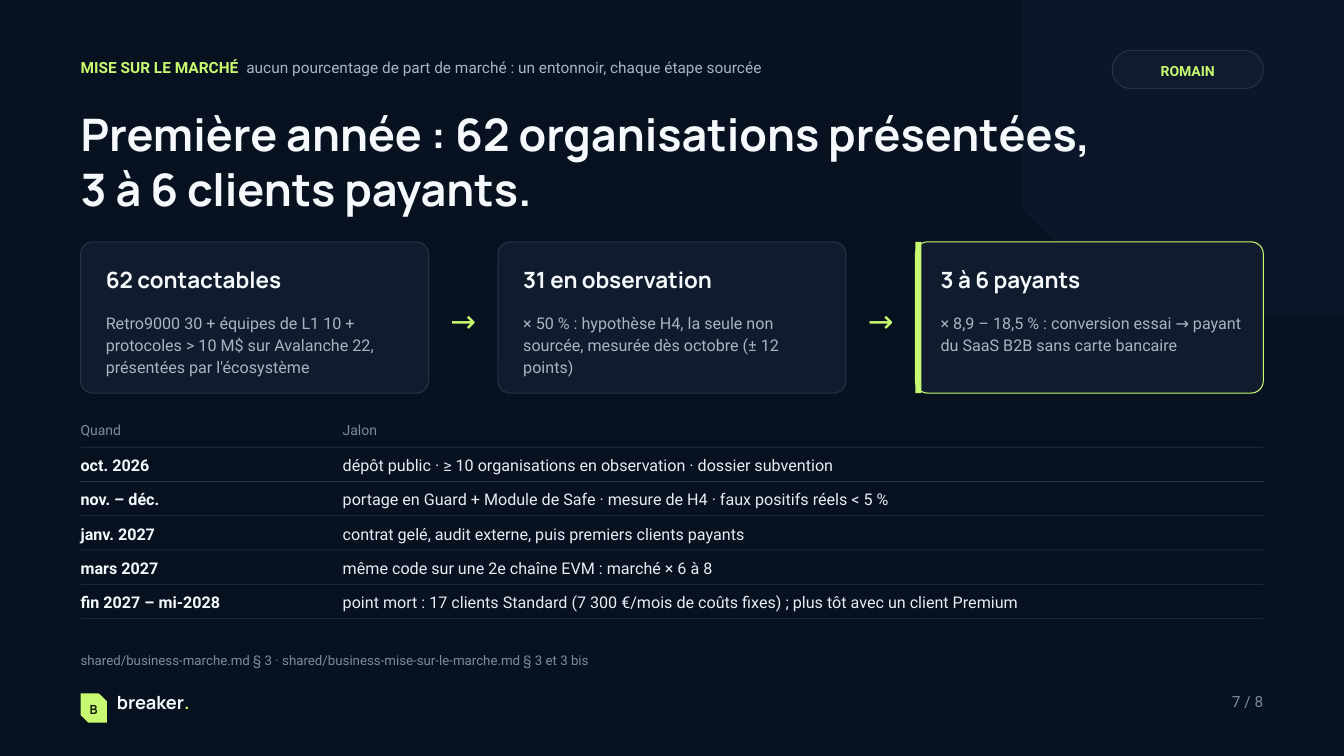
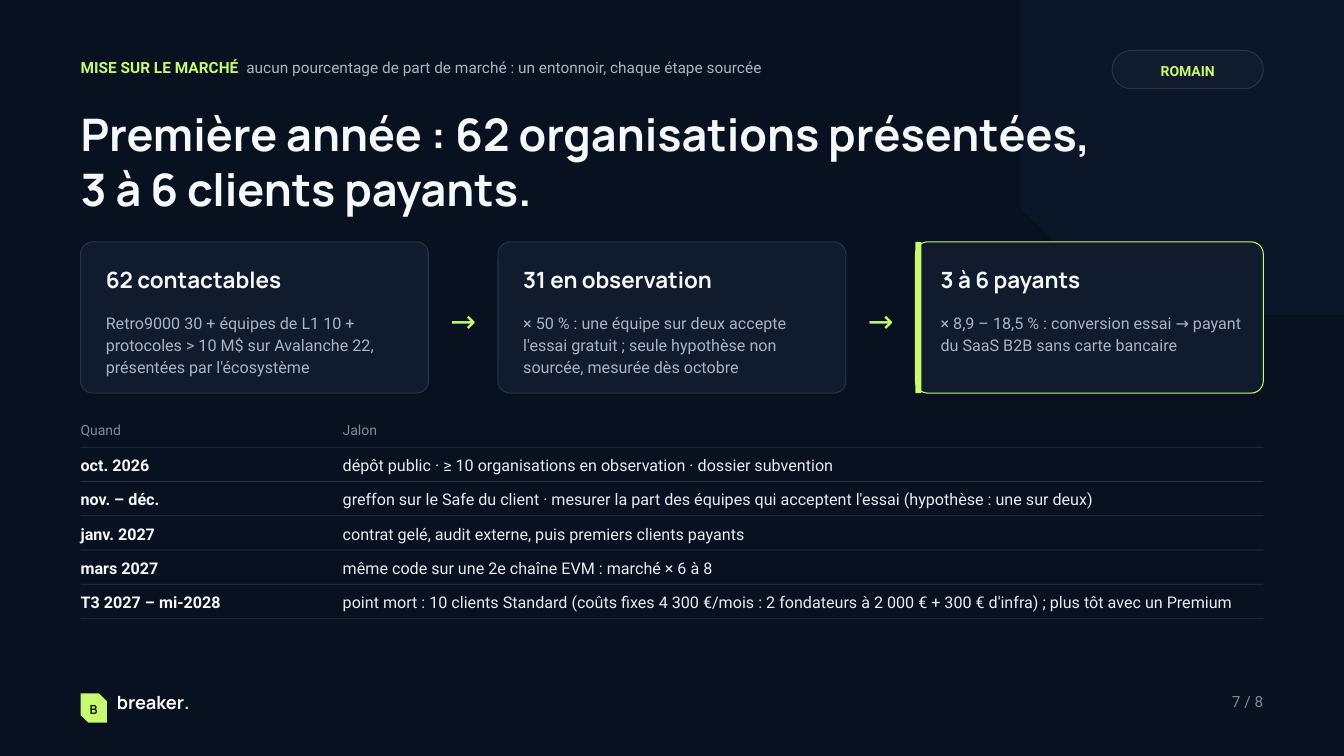
Before and after one commit to veryromain/hackathon-ia-cyber-romain-timeo, a slide deck: slide 7 of shared/pitch/Breaker-pitch.pptx. Drawn at 1344x756 pixels with LibreOffice and Linux fonts; fonts in the diff are those of the drawing. Boxes give left, top, right and bottom in pixels: in the first picture for what was removed or moved away, otherwise in the second. Text is boxed around its words. In the diff, an @@ line names an element or a change of style, - is before the commit and + after.

Commit message:
[shared] retours de Romain : vocabulaire, Cosignataire dès Standard, point mort 10 clients, deck corrigé

```diff
--- a/shared/pitch/Breaker-pitch.pptx
+++ b/shared/pitch/Breaker-pitch.pptx
@@ text at [523,317,786,375]: text changed @@
-× 50 % : hypothèse H4, la seule non sourcée, mesurée dès octobre (± 12 points)
+× 50 % : une équipe sur deux accepte l'essai gratuit ; seule hypothèse non sourcée, mesurée dès octobre
@@ text at [343,492,1093,509]: text changed @@
-portage en Guard + Module de Safe · mesure de H4 · faux positifs réels < 5 %
+greffon sur le Safe du client · mesurer la part des équipes qui acceptent l'essai (hypothèse : une sur deux)
@@ text at [81,596,220,608]: text changed @@
-fin 2027 – mi-2028
+T3 2027 – mi-2028
@@ text at [343,595,1232,612]: text changed @@
-point mort : 17 clients Standard (7 300 €/mois de coûts fixes) ; plus tôt avec un client Premium
+point mort : 10 clients Standard (coûts fixes 4 300 €/mois : 2 fondateurs à 2 000 € + 300 € d'infra) ; plus tôt avec un Premium
@@ text removed at [81,655,589,666] @@
-shared/business-marche.md § 3 · shared/business-mise-sur-le-marche.md § 3 et 3 bis
```
Also in this commit, not shown: 7 other slides changed, 7 other files.
